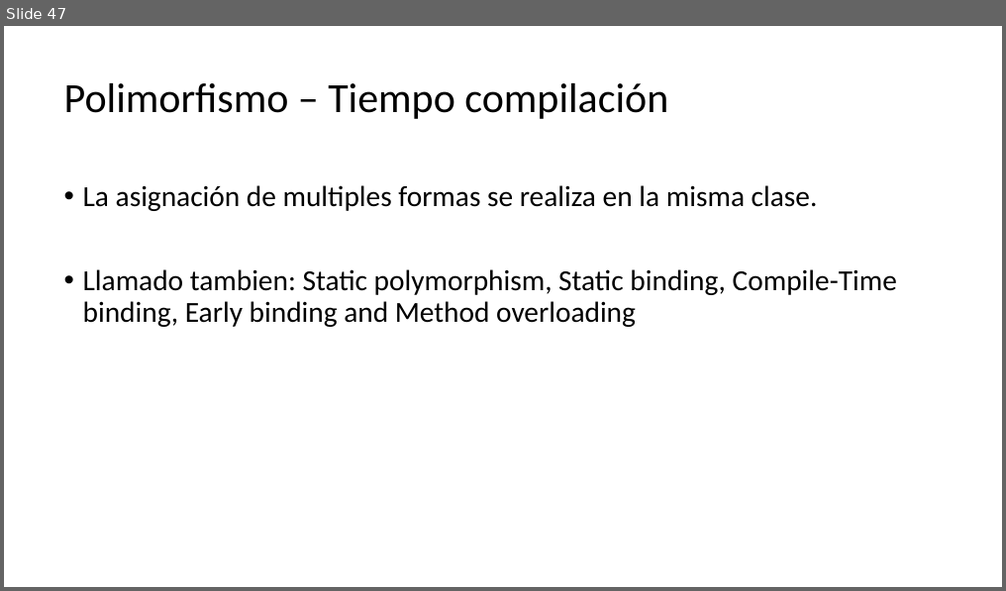
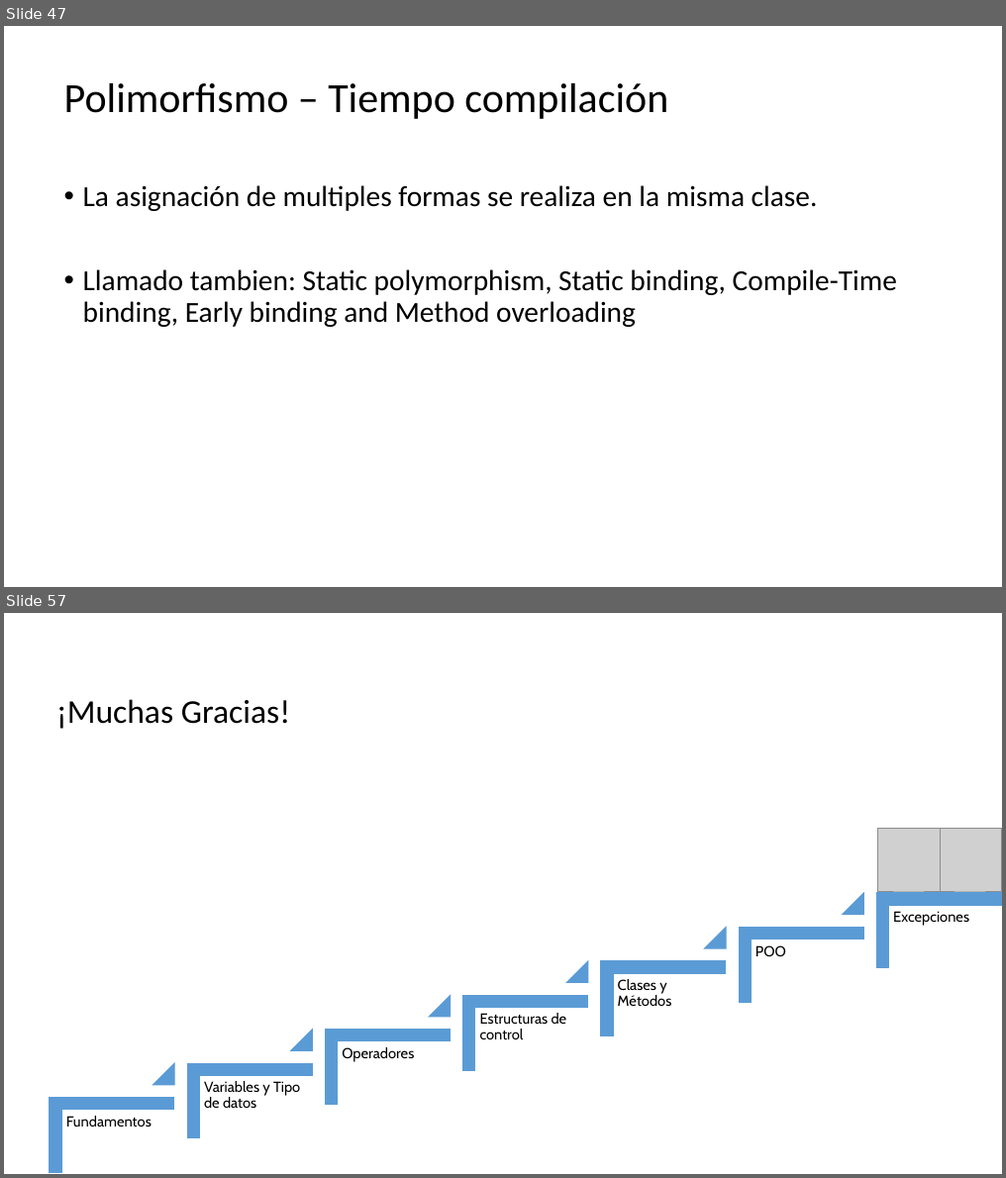
Before and after one commit to Charris1904/automation-qa-sessions, a slide deck: files/1. Java.pptx. Shown one above the other, each under a label of ours: slide 47 before the commit, slides 47 and 57 after it; the slides between them are not shown. The pictures are 1006x591 and 1006x1178 pixels, drawn with LibreOffice and Linux fonts; fonts in the diff are those of the drawing; grey boxes stand for pictures. Boxes give left, top, right and bottom in pixels: in the first picture for what was removed or moved away, otherwise in the second. Text is boxed around its words. In the diff, an @@ line names an element or a change of style, - is before the commit and + after.

```diff
--- a/files/1. Java.pptx
+++ b/files/1. Java.pptx
@@ slide 57 added at (x1=4, y1=613, x2=1002, y2=1174), background #FFFFFF @@
@@ text added at (x1=56, y1=699, x2=290, y2=729), 32 pt, text #000000 @@
+¡Muchas Gracias!
@@ picture added at (x1=877, y1=829, x2=941, y2=891) @@
@@ picture added at (x1=939, y1=829, x2=1001, y2=891) @@
@@ group added at (x1=50, y1=893, x2=1002, y2=1173): 7 corners, 7 texts, 6 triangles @@
+Fundamentos
+Variables y Tipo de datos
+Operadores
+Estructuras de control
+Clases y Métodos
+POO
+Excepciones
```
Also in this commit, not shown: 3 slides changed, 6 other slides added, 8 other files.
